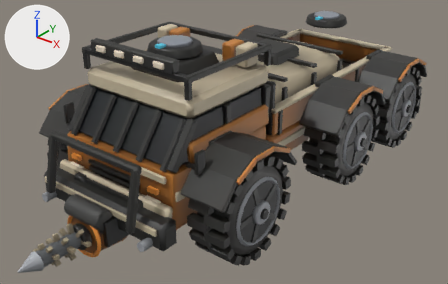
Two versions of the glTF model assets/vehicles/ex_rover_4.glb, one commit apart.
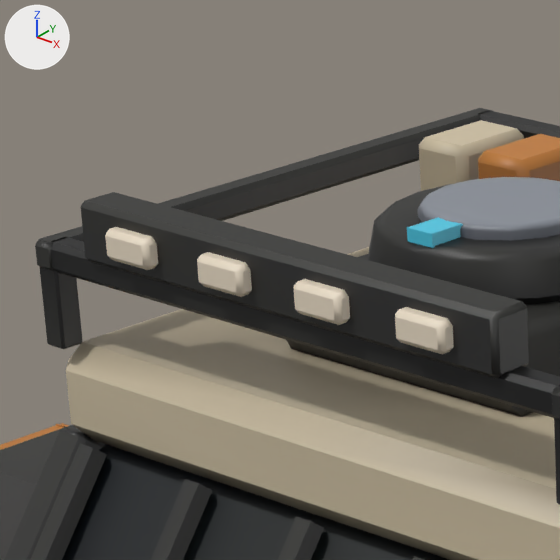
The first picture shows the older version from a camera (50 mm lens) standing at (7.5, -10.2, 6.74) and looking at (0.22, -1.09, 1.09). The close-ups show the older and then the newer version on the part from 17% to 41% of the width and 0% to 39% of the height of that picture. Only the edits that show in the close-ups are written down. The lights are fixed; the arrows at upper left show +X, +Y and +Z. Where no turn or scale is listed for an object, it has been applied to the vertices. Vertices at exactly the same position are counted once.
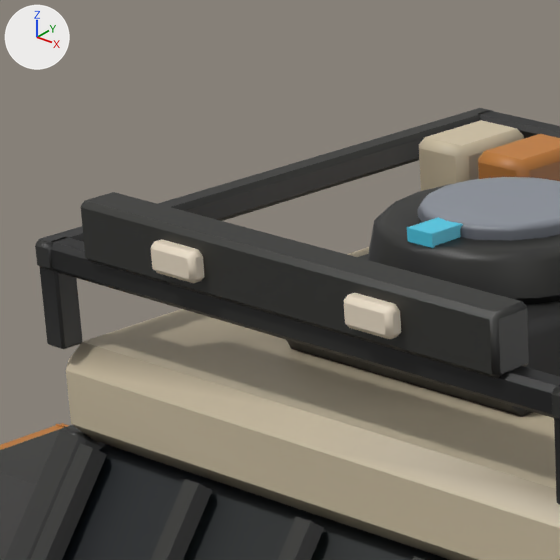
Patch to the scene script:
```diff
--- a/assets/vehicles/ex_rover_4.glb.py
+++ b/assets/vehicles/ex_rover_4.glb.py
@@ me_mesh_0 @@
 # used by ob_mesh_0; location = (-2.389, 4.379, -0.986)
-me_mesh_0.from_pydata(...)  # 5562 vertices, 10272 faces; spans x 0.0..4.78, y -9.13..0.0, z 1.16..4.57
+me_mesh_0.from_pydata(...)  # 5498 vertices, 10160 faces; spans x 0.0..4.78, y -9.13..0.0, z 1.16..4.57
+# me_mesh_0 part 1: the loose piece of 24 vertices spanning x 2.97..3.19, y -7.79..-7.71, z 4.41..4.52 is moved by (-0.23, 0.0, 0.0)
+# me_mesh_0 part 2: the loose piece of 24 vertices spanning x 2.51..2.73, y -7.79..-7.71, z 4.41..4.52 is deleted
+# me_mesh_0 part 3: the loose piece of 24 vertices spanning x 2.05..2.27, y -7.79..-7.71, z 4.41..4.52 is deleted
+# me_mesh_0 part 4
+# 8 vertices are removed from x 1.58..1.79, y -7.79..-7.71, z 4.41..4.52
+# 40 faces are deleted
+# 16 vertices move from x 1.58..1.81, y -7.79..-7.71, z 4.41..4.52 to x 1.81..2.04, y -7.79..-7.71, z 4.41..4.52
+# 8 vertices are added at x 1.83..2.04, y -7.79..-7.71, z 4.41..4.52
+# 40 new faces join them, mat_lamp
+# other edits to the shape of me_mesh_0 do not show in these pictures
 me_mesh_0.materials.append(mat_dark)
```

Location of each change, [x1, y1, x2, y2] in pixels of the close-ups (560 x 560 px; the box of a moved part takes in the faces that stretch with it):
part 1 of me_mesh_0, moved or reshaped: before [395, 307, 454, 354]; after [344, 293, 401, 339]
part 2 of me_mesh_0, deleted: before [294, 279, 350, 325]
part 3 of me_mesh_0, deleted: before [197, 252, 252, 297]
part 4 of me_mesh_0, moved or reshaped: before [105, 227, 158, 270]; after [151, 239, 205, 283]
